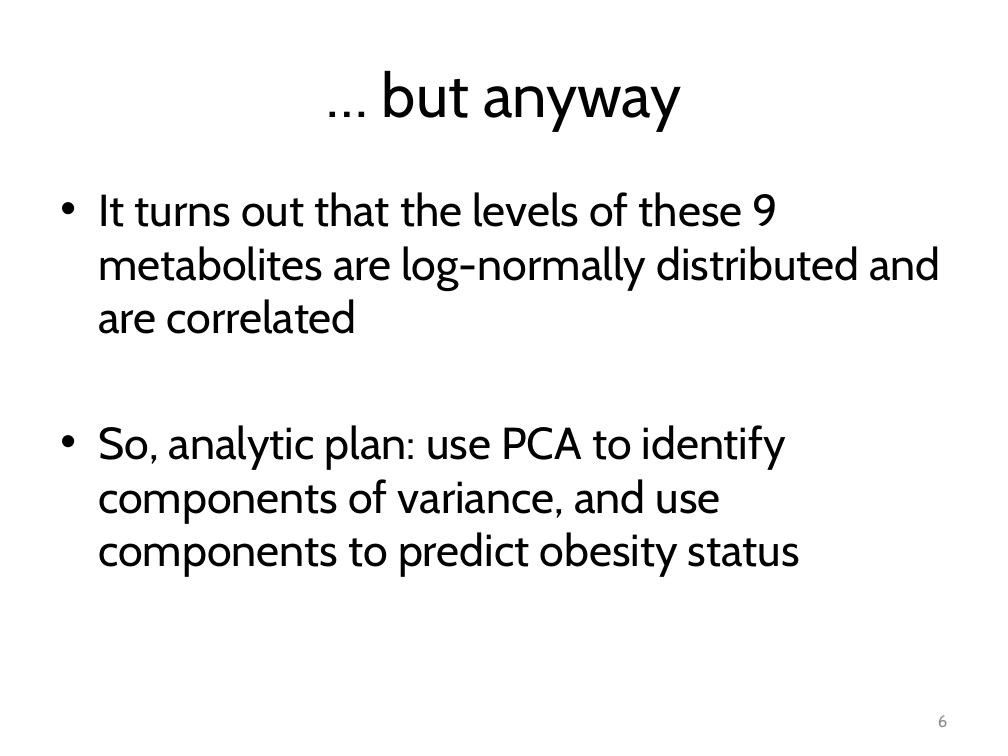
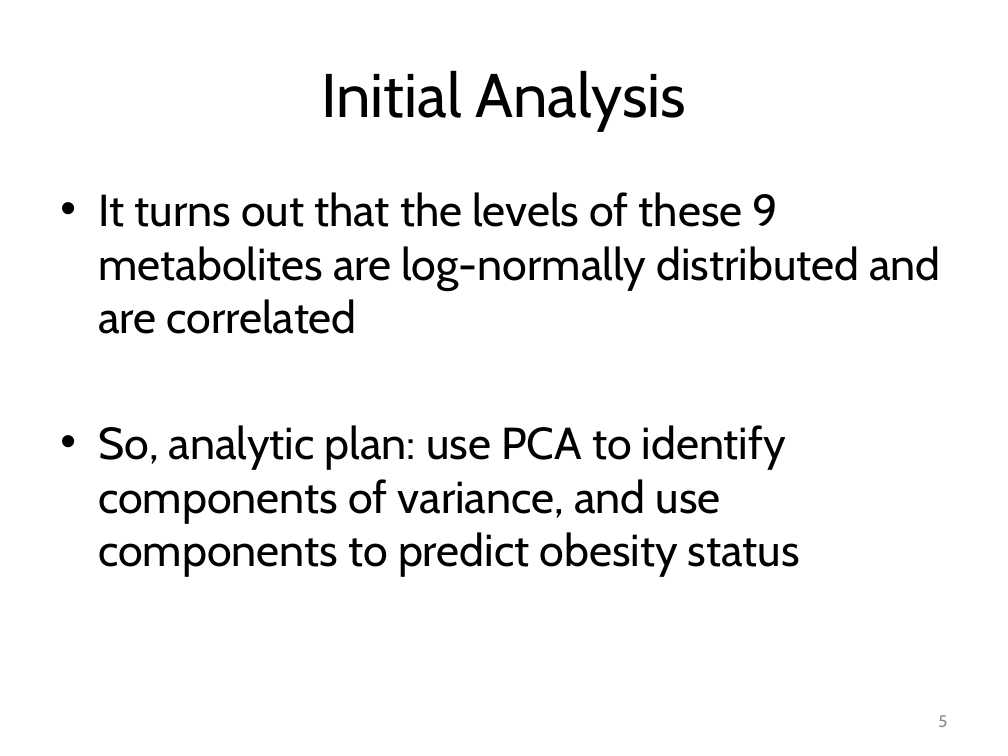
Before and after one commit to smooney27/RWorkshopSER2023, a slide deck: slide 5 of RWorkshopPart4-CaseStudy.pptx (slide 6 before the commit). Drawn at 1008x756 pixels with LibreOffice and Linux fonts; fonts in the diff are those of the drawing. Boxes give left, top, right and bottom in pixels: in the first picture for what was removed or moved away, otherwise in the second. Text is boxed around its words. In the diff, an @@ line names an element or a change of style, - is before the commit and + after.

```diff
--- a/RWorkshopPart4-CaseStudy.pptx
+++ b/RWorkshopPart4-CaseStudy.pptx
@@ title at box(321, 70, 687, 131): text changed @@
-… but anyway
+Initial Analysis
@@ page number at box(938, 715, 947, 727): text changed @@
-6
+5
```
Also in this commit, not shown: 5 other slides changed, 4 slides removed, 2 other files.
